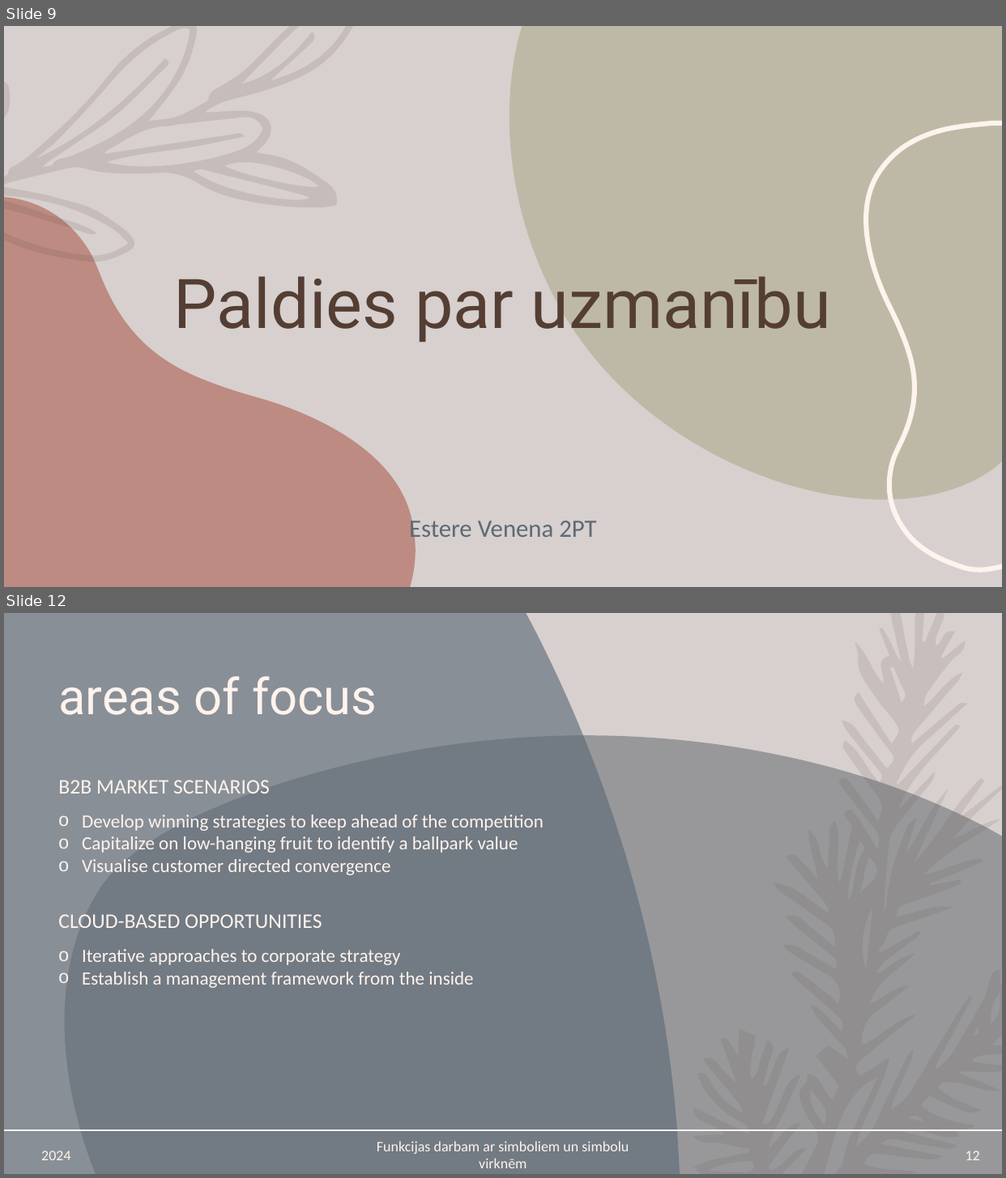
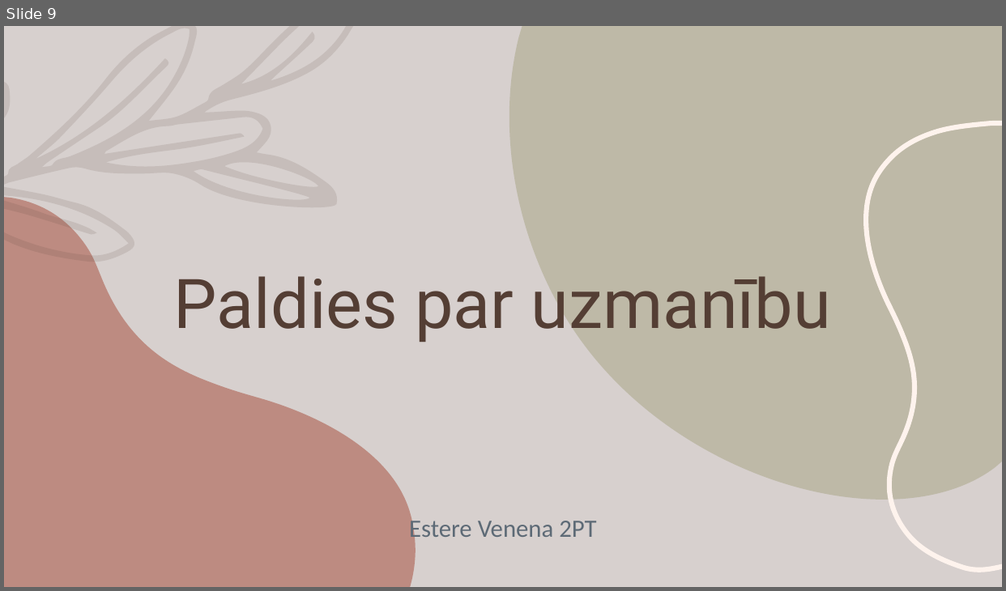
Before and after one commit to EstereVenena/Eksamens, a slide deck: Mācību materiāls.pptx. Shown one above the other, each under a label of ours: slides 9 and 12 before the commit, slide 9 after it; the slides between them are not shown. The pictures are 1006x1178 and 1006x591 pixels, drawn with LibreOffice and Linux fonts; fonts in the diff are those of the drawing. Boxes give left, top, right and bottom in pixels: in the first picture for what was removed or moved away, otherwise in the second. Text is boxed around its words. In the diff, an @@ line names an element or a change of style, - is before the commit and + after.

```diff
--- a/Mācību materiāls.pptx
+++ b/Mācību materiāls.pptx
@@ slide 12 removed at [4,613,1002,1174], background #D7D0CE @@
@@ freeform shape removed at [4,613,680,1174] @@
@@ freeform shape removed at [693,613,1002,1174] @@
@@ title removed at [58,676,377,715] @@
-areas of focus
@@ freeform shape removed at [65,736,1002,1174] @@
@@ text removed at [58,780,270,794] @@
-B2B MARKET SCENARIOS
@@ text removed at [82,815,543,875] @@
-o Develop winning strategies to keep ahead of the competition
-o Capitalize on low-hanging fruit to identify a ballpark value
-o Visualise customer directed convergence
@@ text removed at [58,914,322,928] @@
-CLOUD-BASED OPPORTUNITIES
@@ text removed at [82,949,473,988] @@
-o Iterative approaches to corporate strategy
-o Establish a management framework from the inside
@@ line removed from (4, 1131) to (1002, 1131) @@
@@ line removed from (4, 1131) to (1002, 1131) @@
@@ text removed at [377,1141,629,1169] @@
-Funkcijas darbam ar simboliem un simbolu virknēm
@@ text removed at [41,1151,70,1161] @@
-2024
@@ page number removed at [965,1151,980,1161] @@
-12
```
Also in this commit, not shown: 1 slide changed, 3 other slides removed.
